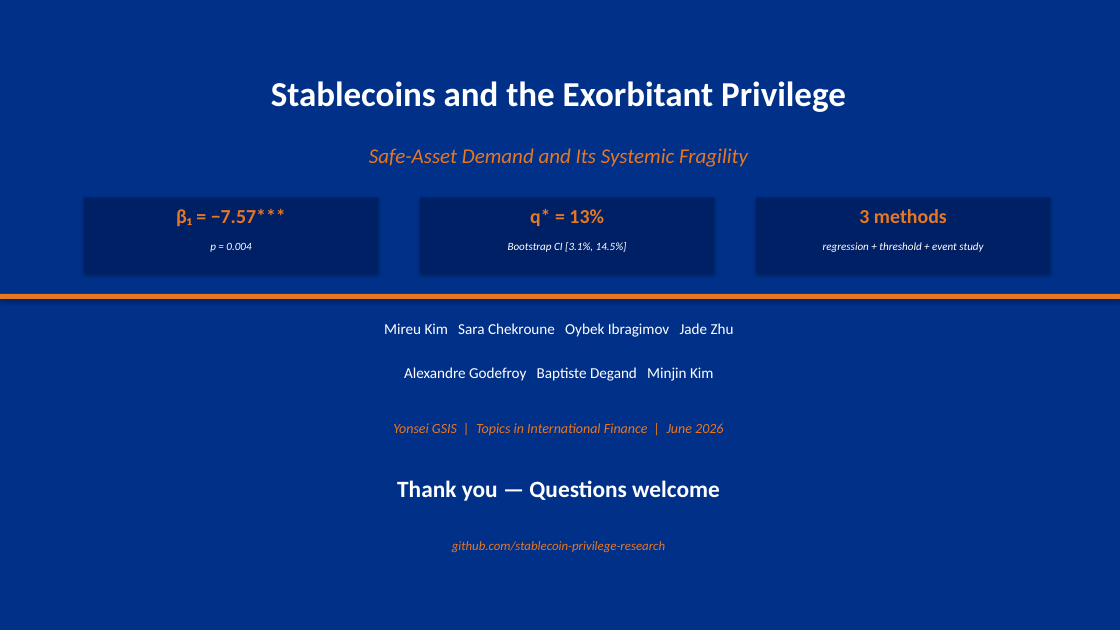
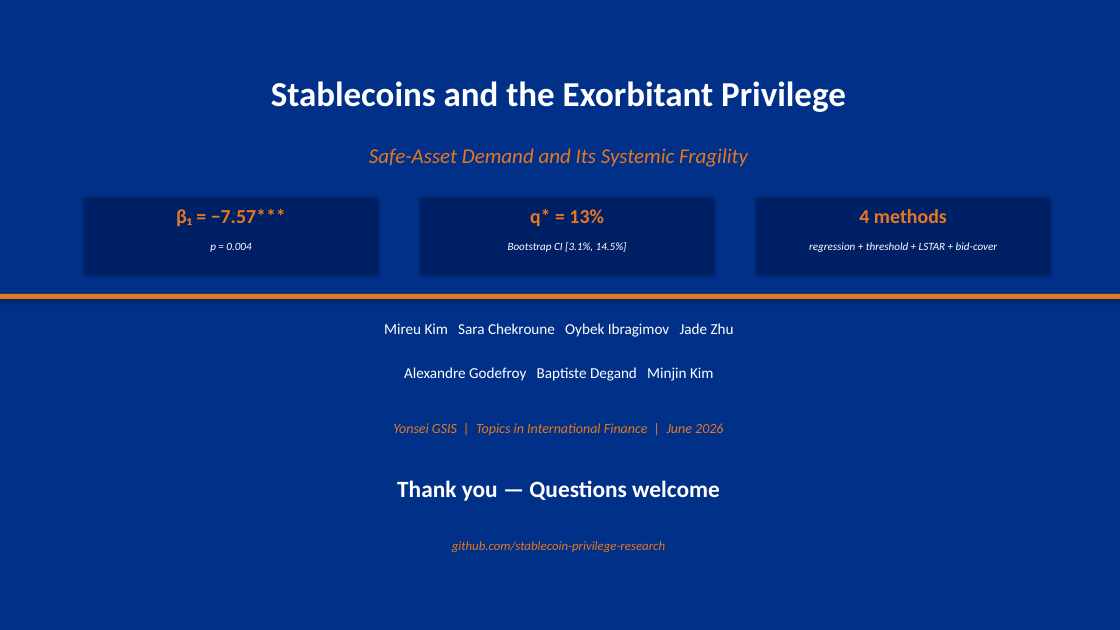
Before and after one commit to kimmireu0921/Stablecoins-and-the-Exorbitant-Privilege, a slide deck: slide 18 of presentations/0609_Stablecoin_Exorbitant_Privilege.pptx (slide 17 before the commit). Drawn at 1120x630 pixels with LibreOffice and Linux fonts; fonts in the diff are those of the drawing. Boxes give left, top, right and bottom in pixels: in the first picture for what was removed or moved away, otherwise in the second. Text is boxed around its words. In the diff, an @@ line names an element or a change of style, - is before the commit and + after.

Commit message:
update ppt

```diff
--- a/presentations/0609_Stablecoin_Exorbitant_Privilege.pptx
+++ b/presentations/0609_Stablecoin_Exorbitant_Privilege.pptx
@@ text at [859,209,947,223]: text changed @@
-3 methods
+4 methods
@@ text at [809,242,997,252]: text changed @@
-regression + threshold + event study
+regression + threshold + LSTAR + bid-cover
```
Also in this commit, not shown: 15 other slides changed, 1 slide added, 1 other file.
